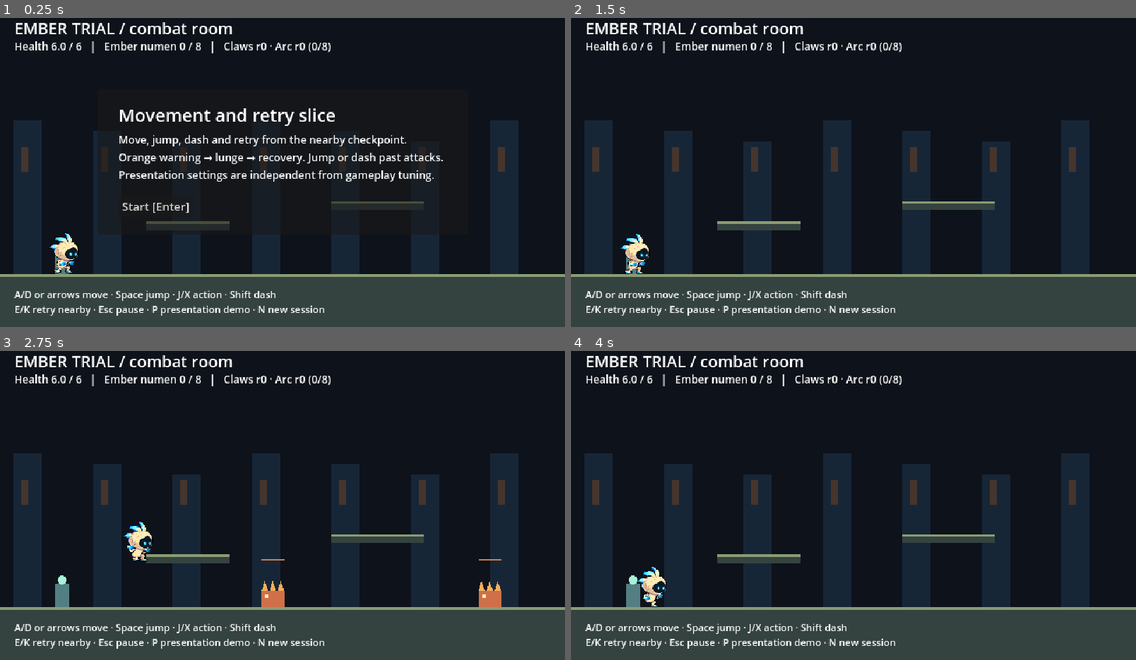
Above: before the commit, frames 1-4 (two rows, left to right).
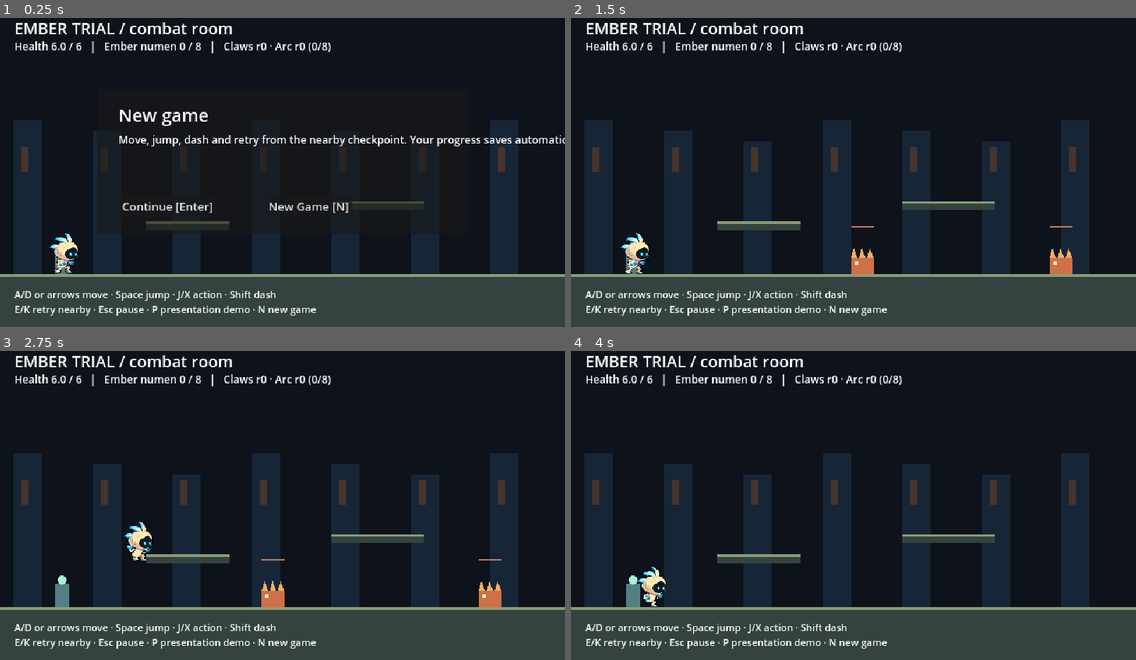
Above: after the commit, the same moments.

Repository: scleond/main-vania
Game: Godot game, scene res://main.tscn
The game is run twice, just before and just after one commit, with the same random seed, the same clock (stepped at 60 frames per second) and the same inputs.
Inputs (mouse positions are in pixels of both pictures, inside the frame that each line leads up to):
- Up to frame 1 (0.25 s): no input
- Up to frame 2 (1.5 s): click (881, 206) at 0.5 s, where only the run after the commit has a clickable "New Game [N]"; click (729, 206) at 1.25 s, where only the run before the commit has a clickable "Start [Enter]"
- Up to frame 3 (2.75 s): tap Enter at 2 s; hold D (right) from 2.03 s (still down); tap J (attack) at 2.1 s; tap Space (jump) at 2.27, 2.57 s; tap Shift (dash) at 2.3 s
- Up to frame 4 (4 s): release D (right) at 2.78 s; hold S 2.78-3.53 s; tap Shift (dash) at 2.85 s; tap Space (jump) at 3.02, 3.32 s; tap Enter at 3.05, 3.6 s; hold D (right) from 3.53 s (still down); tap N at 3.8 s

The runs differ from the first frame. In frame 1, 3.0% of the frame differs, in the area x 21-100%, y 29-97%; in frame 2, 0.8%; in frame 3, less than 0.1%; in frame 4, less than 0.1%.

Commit message:
Implement saved run continuation

Diff:
--- a/main.gd
+++ b/main.gd
@@ -1,5 +1,5 @@
 extends Node2D
-# Session state and input boundary for the Ember combat room (issue #20).
+# Session state, persistence, and input boundary for the Ember combat room.
 # Progression rules live in progression.gd (earning windows, thresholds, ties,
 # overflow, repeatable ranks, eight-selection cap). Gameplay numbers live in
 # tuning.gd. visual.gd is presentation-only. Death/rest restores encounters and
@@ -7,10 +7,15 @@
 # room transitions, and crossing boundaries would not reset encounters either.
 const Tuning = preload('res://tuning.gd')
 const Progression = preload('res://progression.gd')
+const RunSave = preload('res://run_save.gd')
 const CHECKPOINT_POSITION = Vector2(70, 299)
+const CHECKPOINT_ID := 'ember_trial_entry'
 const PATH_IDS := ['searing_claws', 'flame_arc']
 const LEGACY_NAMES := {'searing_claws': 'burn', 'flame_arc': 'arc'}
 var progression
+var run_store
+var saved_run: Dictionary = {}
+var session_only := false
 var player
 var hp = 6.0
 var numen = 0
@@ -35,6 +40,8 @@
 var hud
 var status
 var menu
+var menu_title
+var menu_detail
 var choice
 var choice_title
 var choice_detail
@@ -61,8 +68,13 @@
 
 func _ready():
 	progression = Progression.new()
+	if run_store == null:
+		run_store = RunSave.new()
+	saved_run = run_store.load_run()
+	session_only = run_store.last_error != ''
 	for action in ['left', 'right', 'jump', 'dash', 'attack', 'pause', 'retry']:
-		InputMap.add_action(action)
+		if not InputMap.has_action(action):
+			InputMap.add_action(action)
 	for pair in [['left', KEY_A], ['left', KEY_LEFT], ['right', KEY_D], ['right', KEY_RIGHT], ['jump', KEY_SPACE], ['dash', KEY_SHIFT], ['attack', KEY_J], ['attack', KEY_X]]:
 		var e = InputEventKey.new()
 		e.physical_keycode = pair[1]
@@ -102,14 +114,16 @@
 	hud = label_at('', Vector2(16, 33))
 	status = label_at('', Vector2(16, 53), 11)
 	label_at('A/D or arrows move · Space jump · J/X action · Shift dash', Vector2(16, 315), 11)
-	label_at('E/K retry nearby · Esc pause · P presentation demo · N new session', Vector2(16, 332), 11)
+	label_at('E/K retry nearby · Esc pause · P presentation demo · N new game', Vector2(16, 332), 11)
 	menu = Panel.new()
 	menu.position = Vector2(110, 90)
 	menu.size = Vector2(420, 165)
 	ui.add_child(menu)
-	label_at('Movement and retry slice', Vector2(24, 15), 20, menu)
-	label_at('Move, jump, dash and retry from the nearby checkpoint.\nOrange warning → lunge → recovery. Jump or dash past attacks.\nPresentation settings are independent from gameplay tuning.', Vector2(24, 49), 12, menu)
-	button_at('Start [Enter]', Vector2(24, 120), start_run, menu)
+	menu_title = label_at('', Vector2(24, 15), 20, menu)
+	menu_detail = label_at('', Vector2(24, 49), 12, menu)
+	button_at('Continue [Enter]', Vector2(24, 120), continue_run, menu)
+	button_at('New Game [N]', Vector2(190, 120), new_game, menu)
+	refresh_menu()
 	choice = Panel.new()
 	choice.position = Vector2(40, 88)
 	choice.size = Vector2(560, 172)
@@ -125,7 +139,18 @@
 	sync_derived()
 	refresh()
 
-func start_run():
+func refresh_menu():
+	menu_title.text = 'Continue a saved run' if not saved_run.is_empty() else 'New game'
+	if session_only:
+		menu_detail.text = 'Persistent storage is unavailable. You can play, but this run lasts only for this browser session.'
+	elif not saved_run.is_empty():
+		menu_detail.text = 'Continue from the checkpoint with your typed numen window and upgrade ranks, or begin fresh.'
+	else:
+		menu_detail.text = 'Move, jump, dash and retry from the nearby checkpoint. Your progress saves automatically.'
+
+func new_game():
+	run_store.clear_run()
+	session_only = session_only or run_store.last_error != ''
 	progression.reset()
 	mixed = false
 	kills = 0
@@ -137,6 +162,38 @@
 	menu.hide()
 	choice.hide()
 	respawn(false)
+
+func start_run():
+	# Kept for the existing session boundary and tests; it is New Game.
+	new_game()
+
+func continue_run():
+	if saved_run.is_empty():
+		new_game()
+		return
+	run_store.restore_progression(progression, saved_run)
+	mixed = false
+	kills = 0
+	deaths = 0
+	playing = true
+	choosing = false
+	paused = false
+	choice_mode = 'paths'
+	menu.hide()
+	choice.hide()
+	respawn(false)
+	sync_derived()
+	note('Continued from checkpoint. Numen and upgrades restored.')
+
+func persist_run():
+	if not playing:
+		return
+	var run = run_store.make_run(CHECKPOINT_ID, progression)
+	if run_store.save_run(run):
+		saved_run = run
+	else:
+		session_only = true
+		note(run_store.last_error)
 
 func respawn(count = true):
 	# Death/rest checkpoint restore: encounters and health reset, while earned
@@ -161,6 +218,8 @@
 	wave = 0
 	wave_wait = Tuning.WAVE_WAIT_INITIAL
 	note('Checkpoint restored. Numen and upgrades retained.' if count else 'Defeat the Ember creatures. Earn numen toward evolution.')
+	if playing:
+		persist_run()
 
 func note(value):
 	message = value
@@ -189,9 +248,9 @@
 	match event.physical_keycode:
 		KEY_ENTER:
 			if not playing:
-				start_run()
+				continue_run()
 		KEY_N:
-			start_run()
+			new_game()
 		KEY_1:
 			if choosing:
 				choose_current_slot(0)
@@ -256,6 +315,7 @@
 		choice.hide()
 		note('Evolved! Ranks persist through death. Keep fighting toward Fully evolved (8).')
 		wave_wait = Tuning.WAVE_WAIT_AFTER_CHOICE
+	persist_run()
 
 func spawn_wave():
 	wave += 1
@@ -356,6 +416,7 @@
 			for i in range(reward):
 				particles.append({'start': Vector2(enemy.x + i * 12, 277 - i * 8), 'time': 0.0})
 			wave_wait = Tuning.WAVE_WAIT_AFTER_KILL
+			persist_run()
 		else:
 			living.append(enemy)
 	enemies = living
@@ -402,6 +463,8 @@
 		hud.text = 'Health %.1f / %d   |   Ember numen %d / %d   |   Claws r%d · Arc r%d (%d/%d)' % [hp, int(Tuning.PLAYER_MAX_HP), numen, requirement, burn_rank(), arc_rank(), progression.selections, Progression.SELECTION_CAP]
 	else:
 		hud.text = 'Health %.1f / %d   |   Claws r%d · Arc r%d (%d/%d)' % [hp, int(Tuning.PLAYER_MAX_HP), burn_rank(), arc_rank(), progression.selections, Progression.SELECTION_CAP]
+	if session_only:
+		hud.text += '   |   Session-only (storage unavailable)'
 	if choosing:
 		refresh_choice_panel()
 		status.text = message if message_left > 0 else ('Wave %d  |  Leading %s  |  Next %d numen' % [wave, leader_text, requirement] if not progression.is_fully_evolved() else 'Wave %d  |  Fully evolved — progression numen rest' % wave)
@@ -430,6 +493,7 @@
 			'burn_rank': burn_rank(), 'arc_rank': arc_rank(),
 			'swipe_reach': Tuning.swipe_reach(arc_rank()), 'burn_duration': Tuning.burn_duration(burn_rank()),
 			'wave': wave, 'kills': kills, 'deaths': deaths, 'retries': retries,
+			'checkpoint_id': CHECKPOINT_ID, 'has_saved_run': not saved_run.is_empty(), 'session_only': session_only,
 			'x': player.position.x, 'y': player.position.y,
 			'attack': player.attack_id, 'attack_active': player.attack_left > 0,
 			'attack_remaining': player.attack_left,
--- /dev/null
+++ b/run_save.gd
@@ -0,0 +1,110 @@
+extends RefCounted
+## Production run-save boundary (issue #21).
+##
+## This is deliberately not Progression.to_state(): progression's small state
+## helper is useful to rule fixtures, while this envelope is the durable game
+## contract. Future world slices extend stable IDs below rather than replacing
+## this save with a second format.
+const VERSION := 1
+const SAVE_PATH := 'user://numen-run-v1.json'
+const EMPTY_WORLD := {'objectives': {}, 'modifier_assignments': {}}
+
+
+class FileStorage:
+	extends RefCounted
+
+	func read_text(path: String) -> Dictionary:
+		var file := FileAccess.open(path, FileAccess.READ)
+		if file == null:
+			return {'found': false, 'unavailable': FileAccess.get_open_error() != ERR_FILE_NOT_FOUND}
+		return {'found': true, 'text': file.get_as_text()}
+
+	func write_text(path: String, text: String) -> bool:
+		var file := FileAccess.open(path, FileAccess.WRITE)
+		if file == null:
+			return false
+		file.store_string(text)
+		return file.get_error() == OK
+
+	func erase(path: String) -> bool:
+		return not FileAccess.file_exists(path) or DirAccess.remove_absolute(path) == OK
+
+
+var storage
+var last_error := ''
+
+
+func _init(storage_override = null) -> void:
+	storage = storage_override if storage_override != null else FileStorage.new()
+
+
+func make_run(checkpoint_id: String, progression, world_state: Dictionary = {}) -> Dictionary:
+	var world := EMPTY_WORLD.duplicate(true)
+	for key in world_state:
+		world[key] = world_state[key]
+	return {
+		'version': VERSION,
+		'checkpoint_id': checkpoint_id,
+		'progression': {
+			'typed_earning_window': progression.window_queue.duplicate(),
+			'total_numen': progression.lifetime,
+			'total_selections': progression.selections,
+			'path_ranks': progression.ranks.duplicate(),
+			'pending_element': progression.pending_element,
+		},
+		# Stable extension points. Values are keyed by authored IDs, not scene
+		# positions or transient combat objects.
+		'world': world,
+	}
+
+
+func save_run(run: Dictionary) -> bool:
+	last_error = ''
+	if not storage.write_text(SAVE_PATH, JSON.stringify(run)):
+		last_error = 'Persistent storage is unavailable. This run lasts only for this browser session.'
+		return false
+	return true
+
+
+func load_run() -> Dictionary:
+	last_error = ''
+	var result: Dictionary = storage.read_text(SAVE_PATH)
+	if not result.get('found', false):
+		if result.get('unavailable', false):
+			last_error = 'Persistent storage is unavailable. This run lasts only for this browser session.'
+		return {}
+	var parsed = JSON.parse_string(String(result.get('text', '')))
+	if not is_valid_run(parsed):
+		last_error = 'Saved run could not be read. Start a new run.'
+		return {}
+	return parsed
+
+
+func clear_run() -> bool:
+	last_error = ''
+	if not storage.erase(SAVE_PATH):
+		last_error = 'Persistent storage is unavailable. This run lasts only for this browser session.'
+		return false
+	return true
+
+
+func is_valid_run(value) -> bool:
+	if not value is Dictionary or int(value.get('version', -1)) != VERSION:
+		return false
+	if String(value.get('checkpoint_id', '')) == '':
+		return false
+	var progress = value.get('progression', {})
+	return progress is Dictionary and progress.get('typed_earning_window', null) is Array and progress.get('path_ranks', null) is Dictionary
+
+
+func restore_progression(progression, run: Dictionary) -> void:
+	var state: Dictionary = run['progression']
+	# Translate the production contract explicitly instead of coupling file
+	# contents to the progression fixture format.
+	progression.from_state({
+		'window_queue': state['typed_earning_window'],
+		'ranks': state['path_ranks'],
+		'lifetime': state.get('total_numen', 0),
+		'selections': state.get('total_selections', 0),
+		'pending_element': state.get('pending_element', ''),
+	})
--- /dev/null
+++ b/tests/test_run_save.gd
@@ -0,0 +1,100 @@
+extends SceneTree
+## Production save behavior (issue #21).
+## Run: godot --headless --path . --script tests/test_run_save.gd
+## Uses a controlled storage seam and compares observable restored state, never
+## JSON field order or progression's fixture-oriented serialization.
+var RunSave = load('res://run_save.gd')
+var failures := 0
+var checks := 0
+
+
+class MemoryStorage:
+	extends RefCounted
+	var files := {}
+	var available := true
+
+	func read_text(path: String) -> Dictionary:
+		if not available:
+			return {'found': false, 'unavailable': true}
+		return {'found': files.has(path), 'text': files.get(path, '')}
+
+	func write_text(path: String, text: String) -> bool:
+		if not available:
+			return false
+		files[path] = text
+		return true
+
+	func erase(path: String) -> bool:
+		if not available:
+			return false
+		files.erase(path)
+		return true
+
+
+func check(name, cond, detail = ''):
+	checks += 1
+	if cond:
+		print('PASS: ', name)
+	else:
+		failures += 1
+		printerr('FAIL: ', name, ' :: ', detail)
+
+
+func make_scene(storage):
+	var packed = load('res://main.tscn')
+	var scene = packed.instantiate()
+	scene.run_store = RunSave.new(storage)
+	scene._ready()
+	return scene
+
+
+func _initialize():
+	var storage = MemoryStorage.new()
+	var first = make_scene(storage)
+	check('new-game menu communicates automatic saving', first.menu_detail.text.contains('saves automatically'), first.menu_detail.text)
+	first.new_game()
+	# Simulate combat earning a typed mixed window, then apply one Ember path.
+	first.progression.earn('ember', 8)
+	first.choosing = true
+	first.select_upgrade('burn')
+	first.progression.earn('ember', 2)
+	first.progression.earn('storm', 1)
+	first.persist_run()
+	first.respawn(false) # Explicit retry/checkpoint save boundary.
+	var expected_window = first.progression.window_counts()
+	var expected_selections = first.progression.selections
+	var expected_burn_rank = first.burn_rank()
+	check('automatic save exists after combat upgrade and retry', storage.files.has(RunSave.SAVE_PATH), str(storage.files.keys()))
+
+	# A fresh scene represents reload/browser restart. It receives only storage,
+	# not the prior session object.
+	var reloaded = make_scene(storage)
+	check('reload offers Continue and New Game', reloaded.menu_title.text == 'Continue a saved run', reloaded.menu_title.text)
+	reloaded.continue_run()
+	check('Continue restores checkpoint', reloaded.player.position.distance_to(reloaded.CHECKPOINT_POSITION) < 1.0, str(reloaded.player.position))
+	check('Continue restores typed earning window', reloaded.progression.window_counts() == expected_window, str(reloaded.progression.window_counts()))
+	check('Continue restores total selections and path ranks', reloaded.progression.selections == expected_selections and reloaded.burn_rank() == expected_burn_rank, '%d/%d' % [reloaded.progression.selections, reloaded.burn_rank()])
+	check('save envelope reserves stable world state', reloaded.saved_run['world'].has('objectives') and reloaded.saved_run['world'].has('modifier_assignments'), str(reloaded.saved_run.get('world', {})))
+	reloaded.new_game()
+	check('New Game starts fresh and replaces saved run', reloaded.progression.window_total() == 0 and reloaded.progression.selections == 0 and reloaded.burn_rank() == 0, 'dirty')
+
+	var unavailable = MemoryStorage.new()
+	unavailable.available = false
+	var fallback = make_scene(unavailable)
+	check('unavailable storage communicates session-only fallback', fallback.session_only and fallback.menu_detail.text.contains('session'), fallback.menu_detail.text)
+	fallback.new_game()
+	fallback.progression.earn('ember', 3)
+	fallback.persist_run()
+	check('session-only fallback keeps gameplay authoritative', fallback.playing and fallback.progression.window_total() == 3 and fallback.session_only, str(fallback.progression.window_total()))
+	first.free()
+	reloaded.free()
+	fallback.free()
+
+	print('---')
+	print('checks: %d failures: %d' % [checks, failures])
+	if failures > 0:
+		printerr('RUN SAVE TESTS FAILED')
+		quit(1)
+	else:
+		print('ALL RUN SAVE TESTS PASSED')
+		quit(0)
Not shown, changed: README.md
